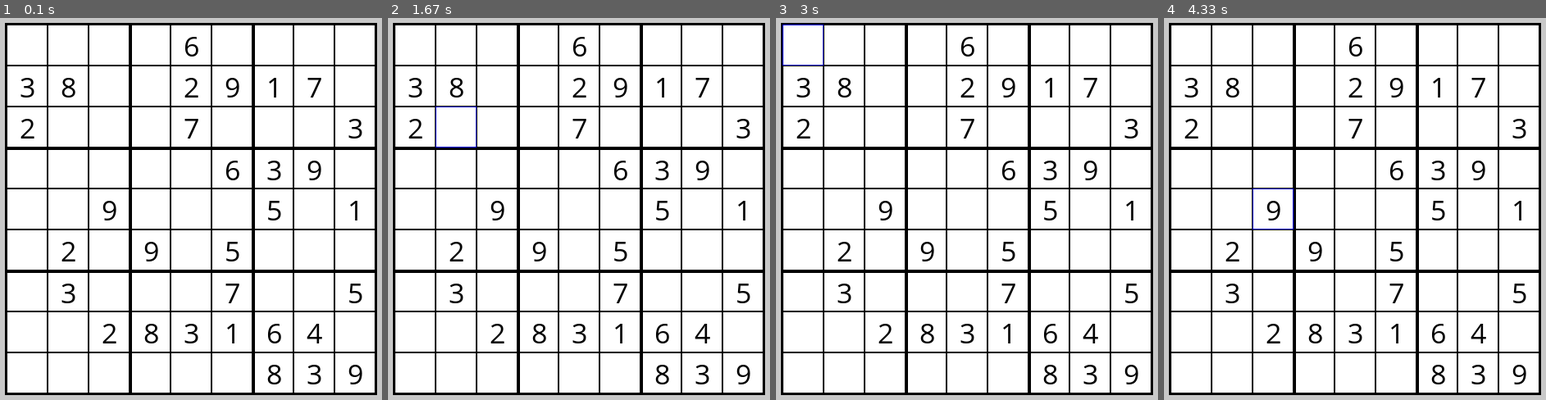
Above: before the commit, frames 1-4 (left to right).
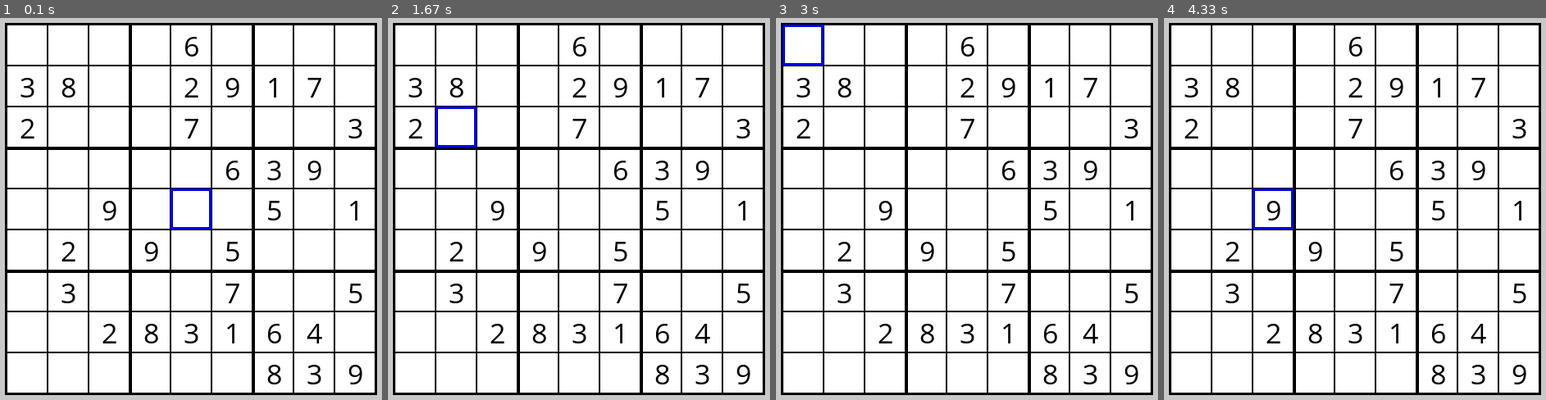
Above: after the commit, the same moments.

Repository: aditya-sahai/Sudoku-Game
Game: pygame game, started from GameWindow.py
Two runs of this game, one before a commit and one after it. Both use one fixed random seed, a clock stepped at 60 frames per second and the inputs below.
Inputs (mouse positions are in pixels of both pictures, inside the frame that each line leads up to):
- Up to frame 1 (0.1 s): no input
- Up to frame 2 (1.67 s): press the mouse at (536, 209) at 0.37 s; move the mouse to (506, 136) at 0.47 s; release the mouse at (475, 63) at 0.6 s; click (754, 197) at 0.72 s; click (525, 37) at 1.05 s; click (445, 132) at 1.38 s
- Up to frame 3 (3 s): click (1066, 220) at 1.72 s; click (974, 29) at 2.05 s; click (1051, 166) at 2.38 s; click (802, 44) at 2.72 s
- Up to frame 4 (4.33 s): click (1244, 205) at 3.05 s; click (1263, 37) at 3.38 s; click (1484, 124) at 3.72 s; click (1270, 212) at 4.05 s

The runs differ from the first frame. In frame 1, 0.3% of the frame differs, in the area x 44-56%, y 44-56%; in frame 2, 0.2%; in frame 3, 0.2%; in frame 4, 0.2%.

Commit message:
Adding The Mouse Selection

Diff:
--- a/GameWindow.py
+++ b/GameWindow.py
@@ -13,6 +13,7 @@
         self.SudokuGenerator.generate_board()
         self.SudokuGenerator.remove_values(difficulty)
         self.get_grid_dict()
+        self.selected_box = self.SudokuGenerator.grid[4][4]
 
     def get_grid_dict(self):
         """Gets a 2d list containing dicts instead of just numbers."""
@@ -40,7 +41,7 @@
                     "color": (0, 0, 0),
                 }
 
-    def make_sudoku_hover_sensitive(self):
+    def make_sudoku_mouse_responsive(self):
         """Changes the color of the border if the mouse hovers on a rect."""
 
         mouse_pos = pygame.mouse.get_pos()
@@ -51,6 +52,9 @@
             for col_num, num_dict in enumerate(row):
                 if num_dict["rect"].collidepoint(mouse_x, mouse_y):
                     self.SudokuGenerator.grid[row_num][col_num]["color"] = (0, 0, 255)
+
+                    if pygame.mouse.get_pressed()[0] == 1:
+                        self.selected_box = self.SudokuGenerator.grid[row_num][col_num]
 
                 else:
                     self.SudokuGenerator.grid[row_num][col_num]["color"] = (0, 0, 0)
@@ -70,6 +74,7 @@
                 if num_dict["value"] != 0:
                     self.sudoku_surface.blit(text["text"], text["rect"])
 
+        pygame.draw.rect(self.sudoku_surface, (0, 0, 255), self.selected_box["rect"], 3)
 
     def draw_window(self):
         """Draws the game window."""
@@ -92,7 +97,7 @@
         while self.loop_running:
 
             self.event_loop()
-            self.make_sudoku_hover_sensitive()
+            self.make_sudoku_mouse_responsive()
 
             self.draw_window()
             pygame.display.update()
